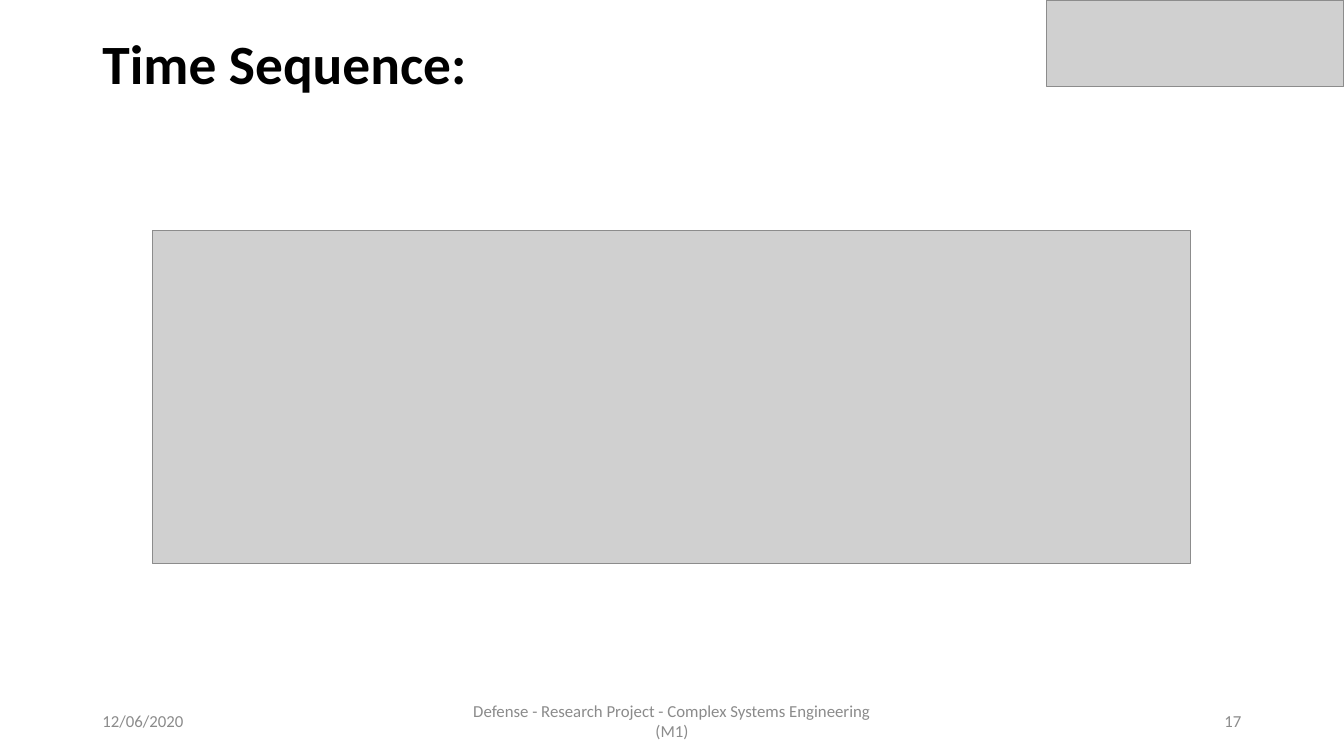
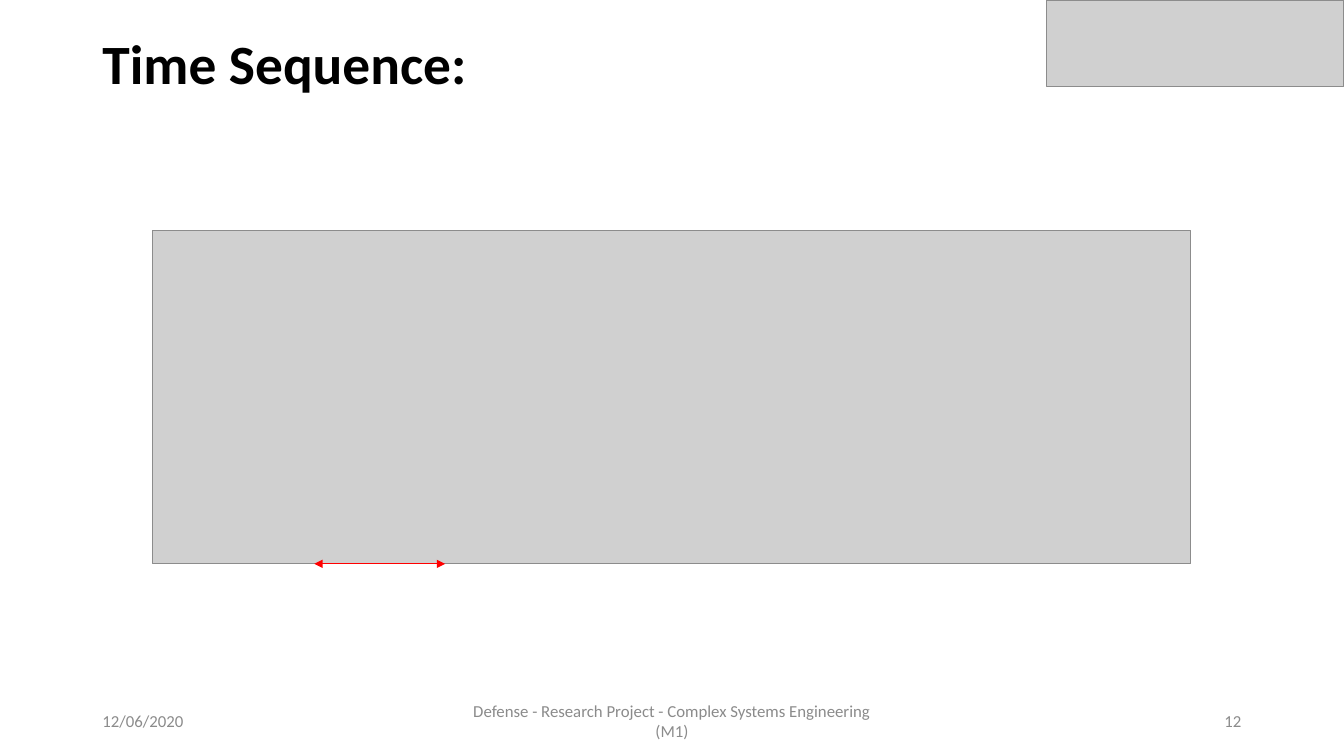
Before and after one commit to AymanABDELHAMID/OD_MTO_DARP, a slide deck: slide 12 of Presentation/presentation_AymanMahmoud.pptx (slide 17 before the commit). Drawn at 1344x756 pixels with LibreOffice and Linux fonts; fonts in the diff are those of the drawing; grey boxes stand for pictures. Boxes give left, top, right and bottom in pixels: in the first picture for what was removed or moved away, otherwise in the second. Text is boxed around its words. In the diff, an @@ line names an element or a change of style, - is before the commit and + after.

```diff
--- a/Presentation/presentation_AymanMahmoud.pptx
+++ b/Presentation/presentation_AymanMahmoud.pptx
@@ double arrow added from (315, 564) to (446, 564), #FF0000 0.5 pt @@
@@ page number at [1224,716,1241,727]: text changed @@
-17
+12
```
Also in this commit, not shown: 14 other slides changed, 1 slide added, 4 slides removed, 2 other files.
